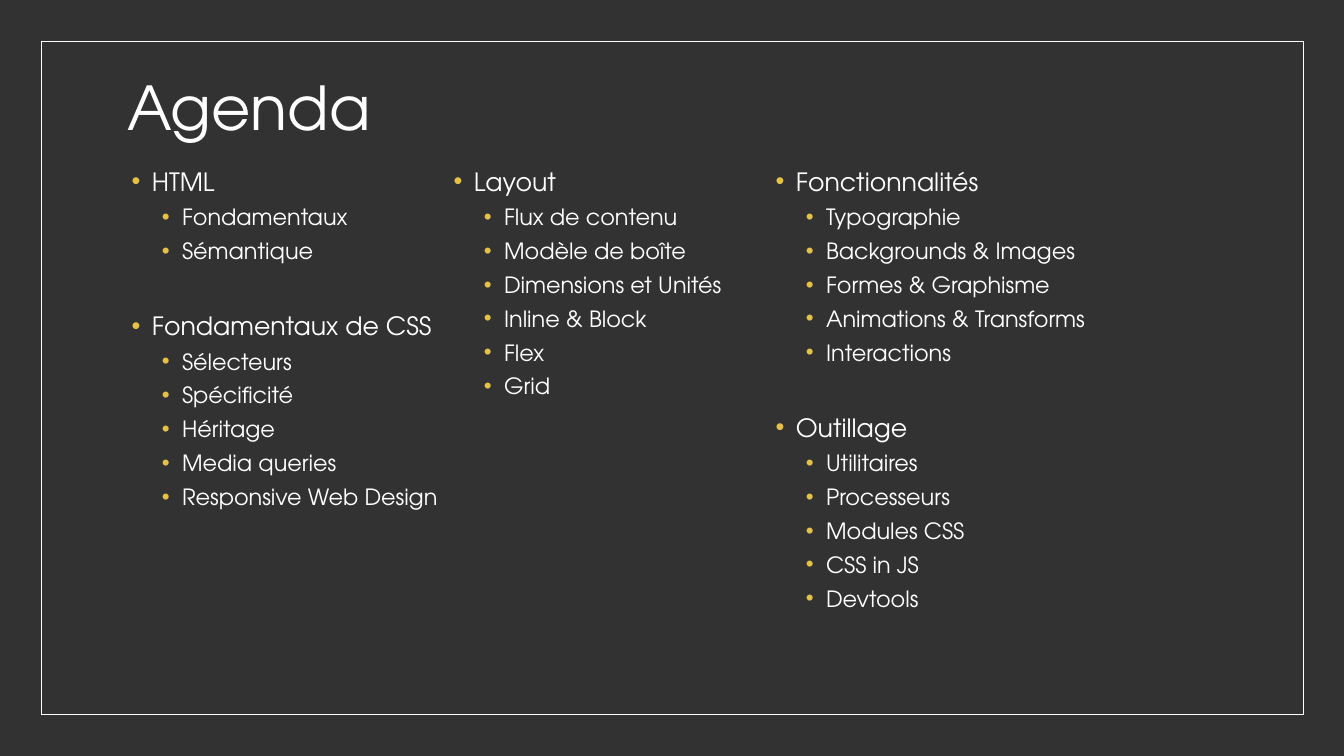
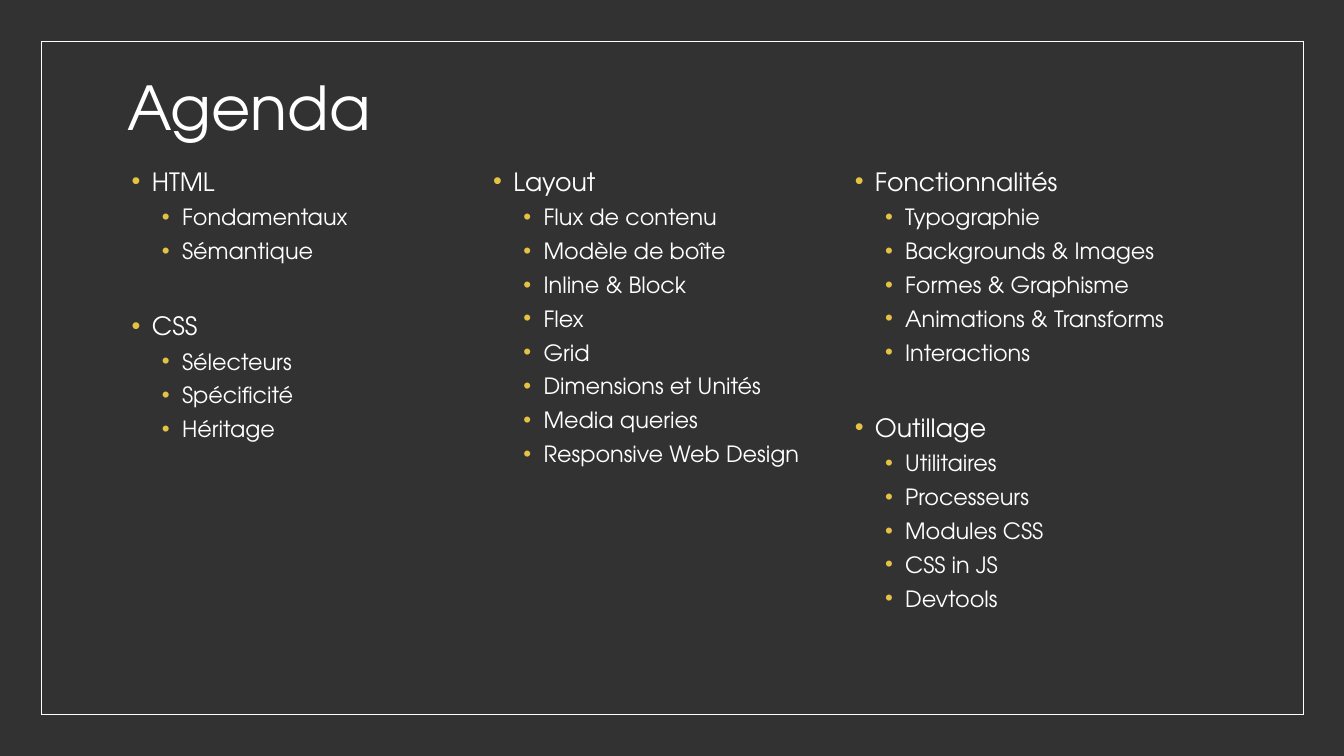
Before and after one commit to worldline/html-css-training, a slide deck: slide 2 of presenter_fr.pptx. Drawn at 1344x756 pixels with LibreOffice and Linux fonts; fonts in the diff are those of the drawing. Boxes give left, top, right and bottom in pixels: in the first picture for what was removed or moved away, otherwise in the second. Text is boxed around its words. In the diff, an @@ line names an element or a change of style, - is before the commit and + after.

```diff
--- a/presenter_fr.pptx
+++ b/presenter_fr.pptx
@@ text at bbox=[504, 276, 721, 294]: paragraph removed @@
-  • Dimensions et Unités
@@ text at bbox=[152, 316, 198, 336]: text changed @@
-• Fondamentaux de CSS
+• CSS
@@ text at bbox=[544, 377, 799, 467]: paragraphs added @@
+  • Dimensions et Unités
+  • Media queries
+  • Responsive Web Design
@@ text at bbox=[182, 454, 438, 510]: paragraphs removed @@
-  • Media queries
-  • Responsive Web Design
```
Also in this commit, not shown: 1 other slide changed, 1 slide added, 11 other files.
